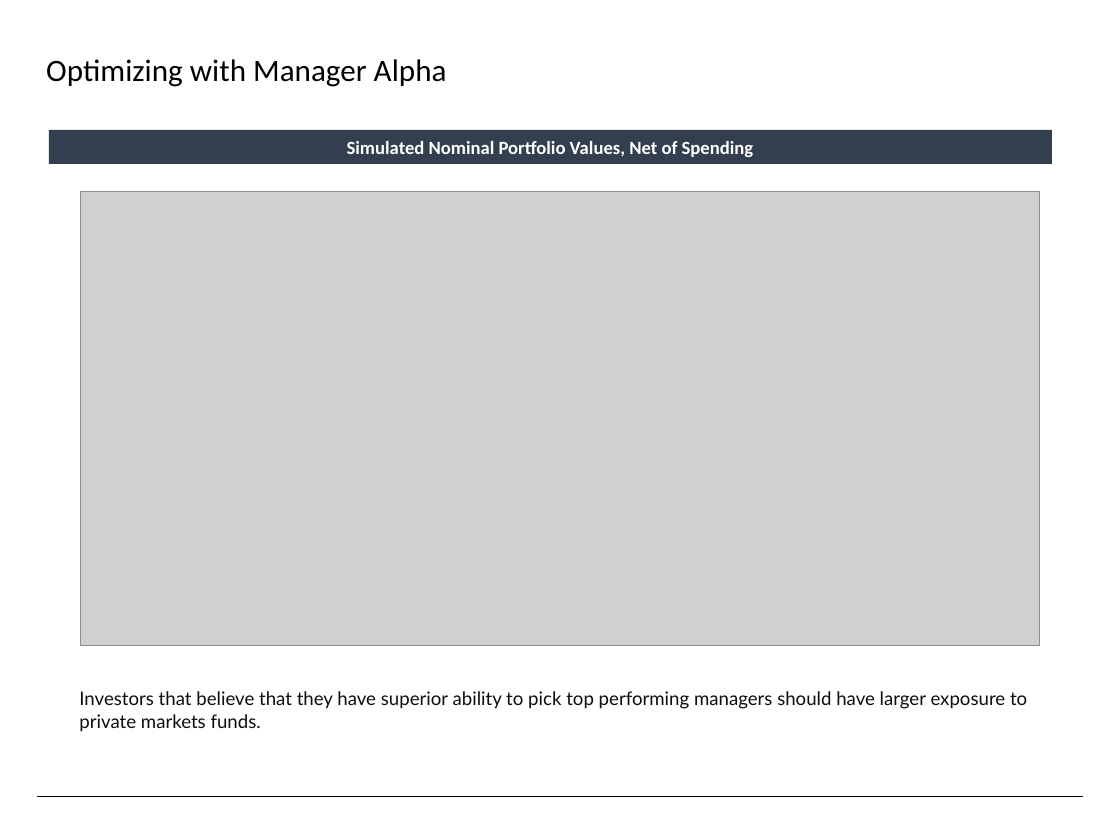
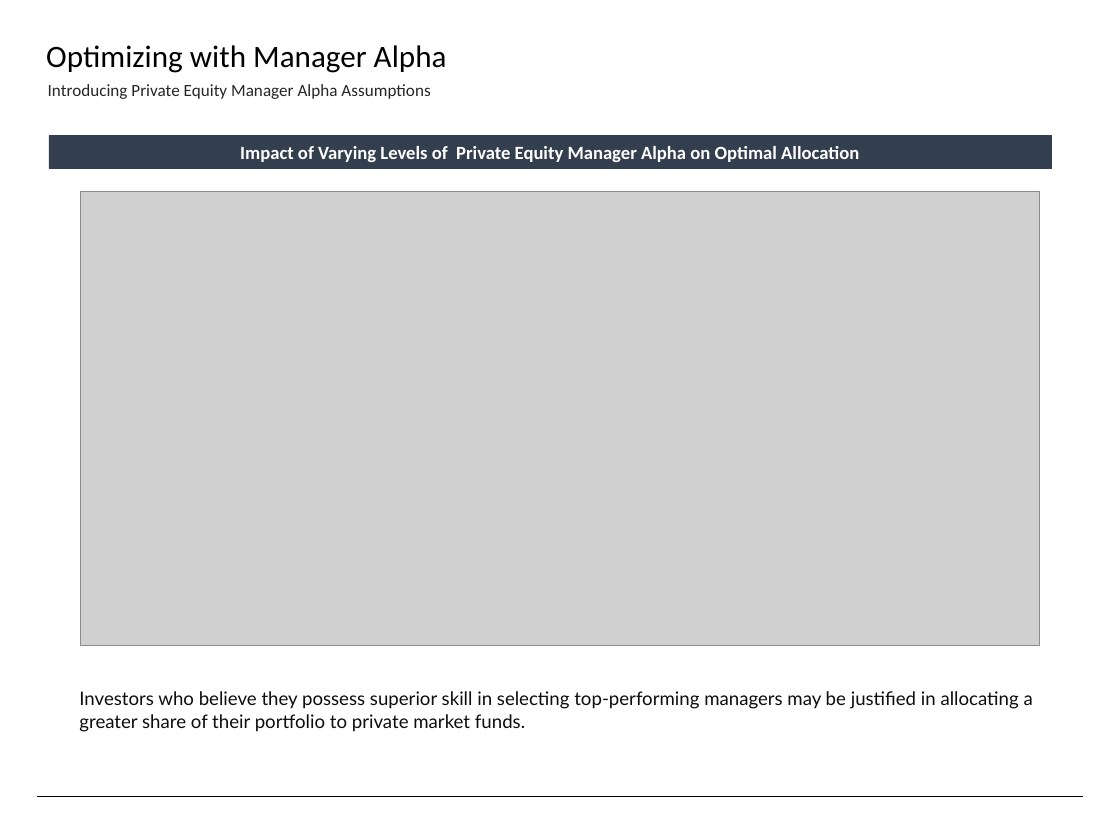
Before and after one commit to fabarker/epsilon-phi, a slide deck: slide 23 of epsilon-phi-core/src/python/epsilonPhi/ep_saa/marketing/Slides.pptx. Drawn at 1120x840 pixels with LibreOffice and Linux fonts; fonts in the diff are those of the drawing; grey boxes stand for pictures. Boxes give left, top, right and bottom in pixels: in the first picture for what was removed or moved away, otherwise in the second. Text is boxed around its words. In the diff, an @@ line names an element or a change of style, - is before the commit and + after.

Commit message:
slides update

```diff
--- a/epsilon-phi-core/src/python/epsilonPhi/ep_saa/marketing/Slides.pptx
+++ b/epsilon-phi-core/src/python/epsilonPhi/ep_saa/marketing/Slides.pptx
@@ text "Optimizing with Manager Alpha": place and size @@
-text "Optimizing with Manager Alpha" at (46,59,447,87)
+text "Optimizing with Manager Alpha" at (46,45,447,73)
@@ text added at (48,84,430,99), 11 pt, text #262626 @@
+Introducing Private Equity Manager Alpha Assumptions
@@ rectangle "Impact of Varying Levels of ...": place and size @@
-rectangle "Impact of Varying Levels of ..." at (49,130,1053,164)
+rectangle "Impact of Varying Levels of ..." at (49,136,1053,169)
@@ text in rectangle at (240,146,859,162): text changed @@
-Simulated Nominal Portfolio Values, Net of Spending
+Impact of Varying Levels of Private Equity Manager Alpha on Optimal Allocation
@@ text at (79,691,1033,732): text changed @@
-Investors that believe that they have superior ability to pick top performing managers should have larger exposure to private markets funds.
+Investors who believe they possess superior skill in selecting top-performing managers may be justified in allocating a greater share of their portfolio to private market funds.
```
Also in this commit, not shown: 18 other slides changed, 1 slide added, 1 other file.
